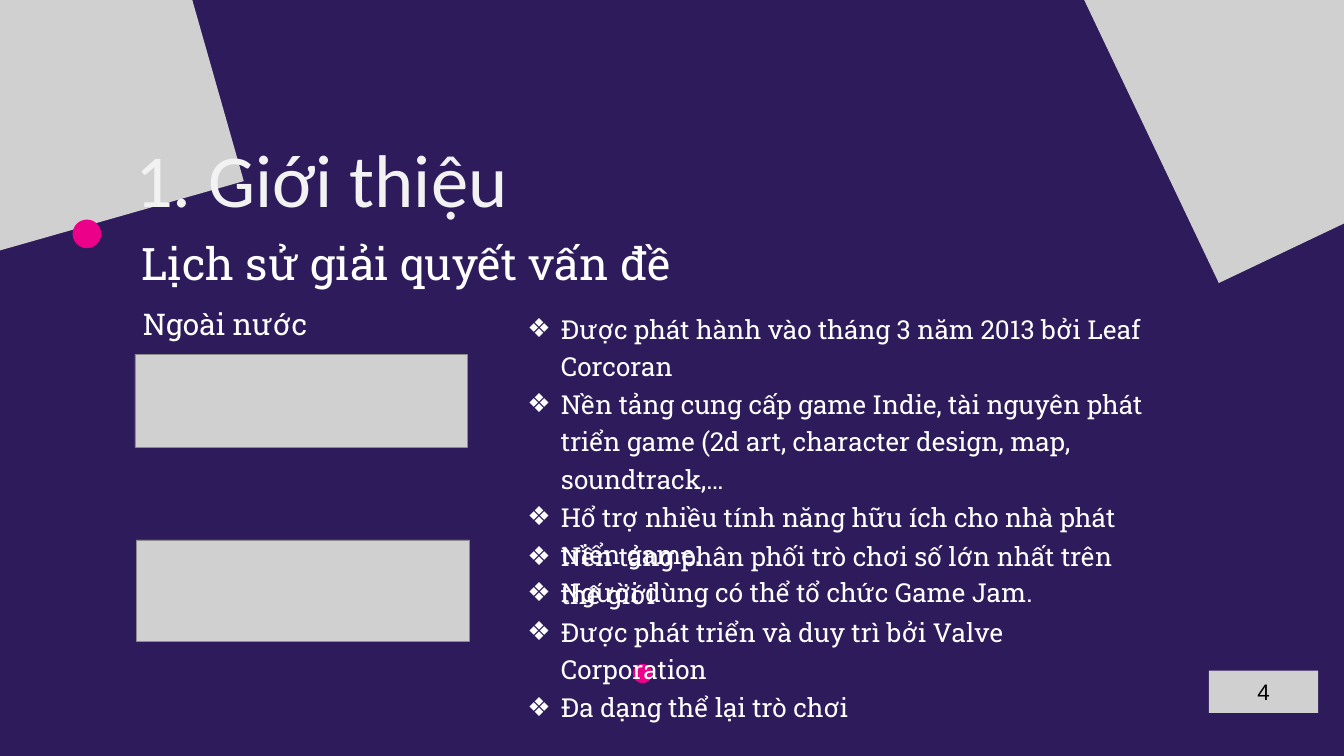
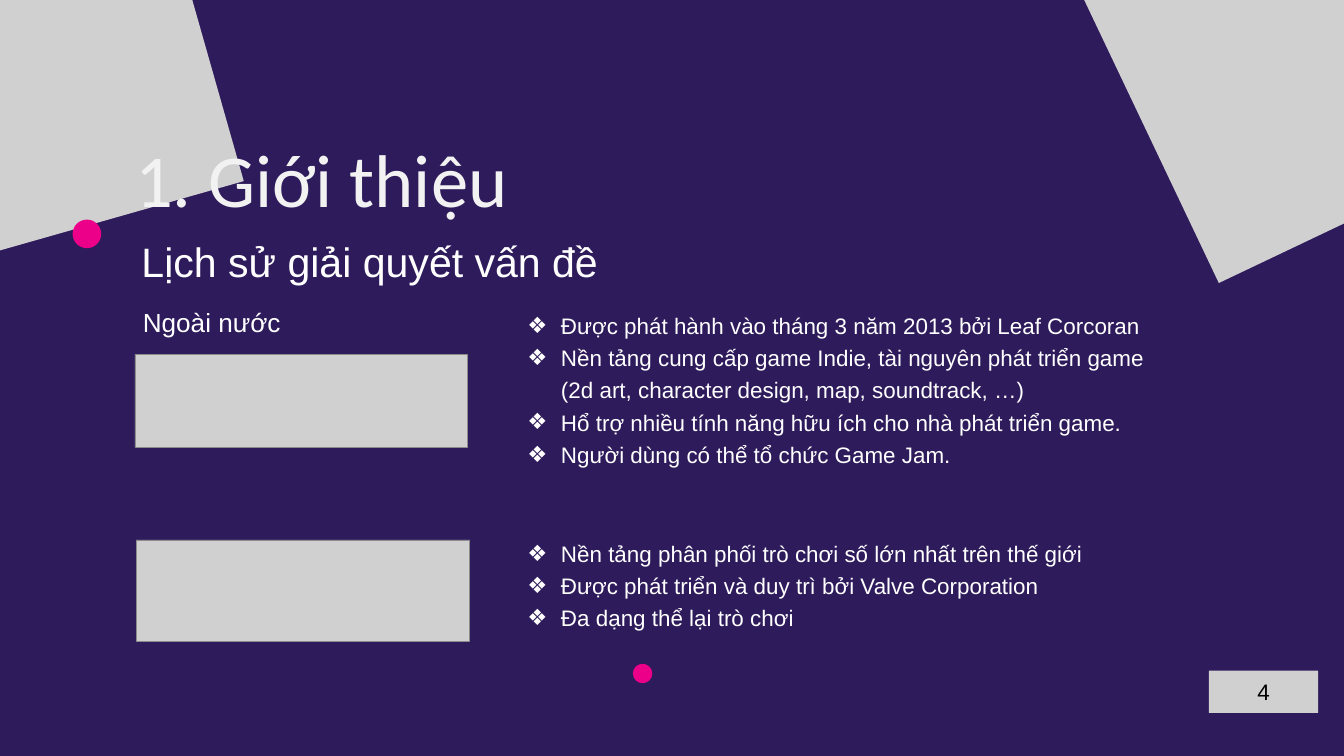
Before and after one commit to B2012257/lvtn_indieGameForum, a slide deck: slide 4 of docs/gameIndiePPT.pptx. Drawn at 1344x756 pixels with LibreOffice and Linux fonts; fonts in the diff are those of the drawing; grey boxes stand for pictures. Boxes give left, top, right and bottom in pixels: in the first picture for what was removed or moved away, otherwise in the second. Text is boxed around its words. In the diff, an @@ line names an element or a change of style, - is before the commit and + after.

Commit message:
docs: fix font ppt

```diff
--- a/docs/gameIndiePPT.pptx
+++ b/docs/gameIndiePPT.pptx
@@ text "Lịch sử giải quyết vấn ..." at [141, 245, 598, 285]: size 48 to 44 pt, font Roboto Slab to Arial @@
@@ text "Ngoài nước" at [143, 312, 280, 338]: size 32 to 28 pt, font Roboto Slab to Arial @@
@@ text at [561, 317, 1139, 468]: size 28 to 24 pt, font Roboto Slab to Arial in "Được phát hành vào tháng 3 năm ...", "Hổ trợ nhiều tính năng hữu ích ...", "Người dùng có thể tổ chức Game ..." @@
@@ text at [561, 348, 1144, 403]: text changed; size 28 to 24 pt; font Roboto Slab to Arial @@
-❖ Nền tảng cung cấp game Indie, tài nguyên phát triển game (2d art, character design, map, soundtrack,…
+❖ Nền tảng cung cấp game Indie, tài nguyên phát triển game (2d art, character design, map, soundtrack, …)
@@ text "Nền tảng phân phối trò ..." at [561, 544, 1082, 631]: size 28 to 24 pt, font Roboto Slab to Arial @@
```
Also in this commit, not shown: 24 other slides changed, 2 other files.
